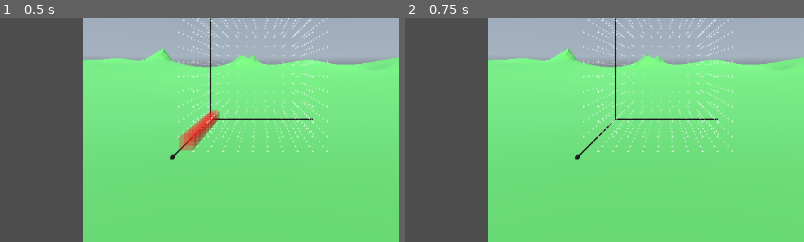
Above: before the commit, frames 1-2 (left to right).
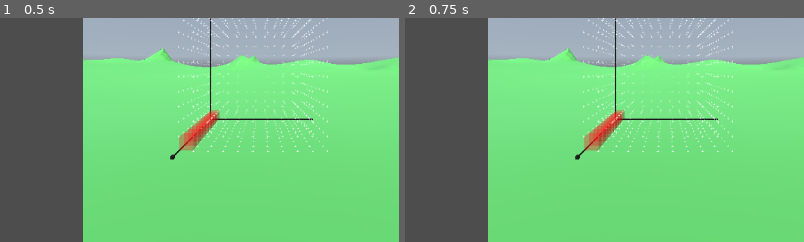
Above: after the commit, the same moments.

Repository: Crhonopost/Projet-jeu-serieux
Game: Godot game, scene res://scenes/level/current_level.tscn
Same seed, same stepped clock (60 frames per second), same inputs: the game is played once before the commit and once after it. This scene is started directly instead of the project's main scene. A sky picture missing from this copy of the repository is replaced by a grey-blue gradient.
Inputs:
- Up to frame 1 (0.5 s): no input
- Up to frame 2 (0.75 s): click "Launch" at 0.5 s
The pictures show only the part of the screen within x 45-95%, y 28-78%; the shares and areas given below are measured in that part.

Frame 1 is identical in both runs. In frame 2, 0.9% of the frame differs, in the area x 44-56%, y 41-60%.

Commit message:
target and current block showed at the same time

Diff:
--- a/ebucilper/scenes/grid/gridViewer.gd
+++ b/ebucilper/scenes/grid/gridViewer.gd
@@ -5,6 +5,7 @@
 @export var currentGrid : GridResource
 enum showTargetBlockMode {all,layer,smaller}
 @export var mode : showTargetBlockMode
+var playerGrid: GridResource = GridResource.new()
 
 
 # func _ready() -> void:
@@ -18,6 +19,20 @@
 func clearGrid():
 	currentGrid.clear()
 	$Visualization.clear()
+
+func clear_player():
+	$Visualization.clear()
+
+
+func placePlayerBlocs() -> void:
+	var S := playerGrid.gridScale
+	for i in range(S):
+		for k in range(S):
+			for j in range(S):
+				var idx := i + k * S + j * S * S
+				var c := playerGrid.grid[idx]
+				if c != Global.ColorsEnum.NONE:
+					$Visualization.instantiate(Vector3(i, k, j), c, false)
 
 
 func placeBlocs(gridResource : GridResource, isTransparent : bool) :
@@ -38,7 +53,7 @@
 	if not show or currentGrid == null:
 		push_warning("showTargetBlock: currentGrid is null or show is false")
 		return
-	$Visualization.clear()
+	#$Visualization.clear()
 
 	print("showTargetBlock: using gridScale = ", currentGrid.gridScale)
 	print("showTargetBlock: grid size = ", currentGrid.grid.size())
--- a/ebucilper/scenes/level/current_level.gd
+++ b/ebucilper/scenes/level/current_level.gd
@@ -11,11 +11,18 @@
 
 func _on_coding_space_launch() -> void:
 	var instructions = $CodingSpace.retrieveInstructions()
-	gridView.clearGrid()
-	builder.grid = gridView.currentGrid
+	#gridView.clearGrid()
+	#builder.grid = gridView.currentGrid
+	gridView.clear_player()
+	builder.grid = gridView.playerGrid
+	gridView.playerGrid.gridScale = gridView.currentGrid.gridScale
+	gridView.playerGrid.clear()
+
 	builder.resetState()
 	builder.build(instructions)
-	gridView.placeBlocs(builder.grid, false)
+	#gridView.placeBlocs(builder.grid, false)
+	gridView.placePlayerBlocs()
+	gridView.showTargetBlock(gridView.mode, true, Vector3i.ZERO)
 
 func _unhandled_input(event: InputEvent) -> void:
 	if dev_mode and event.is_action_pressed("dev_save_target"):
